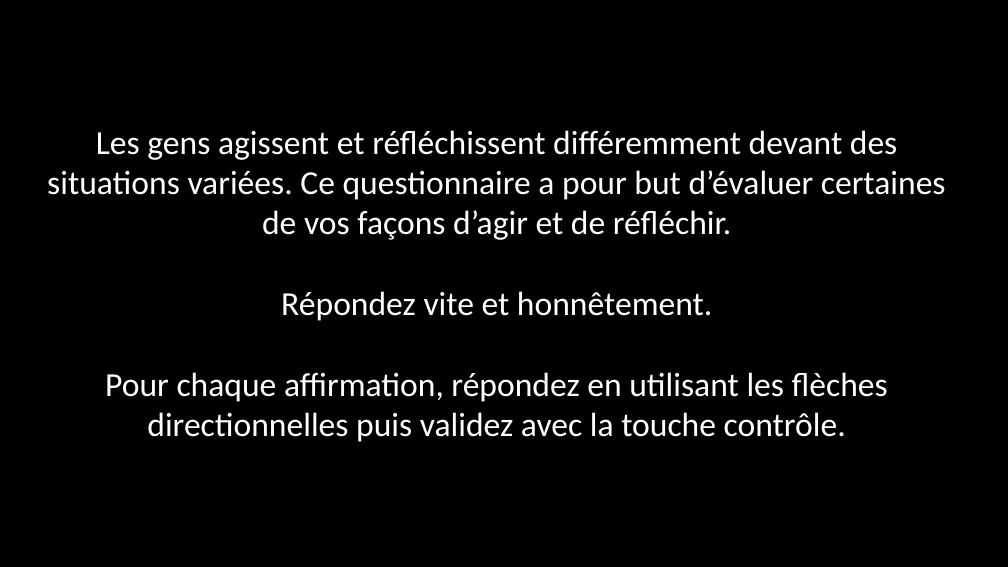
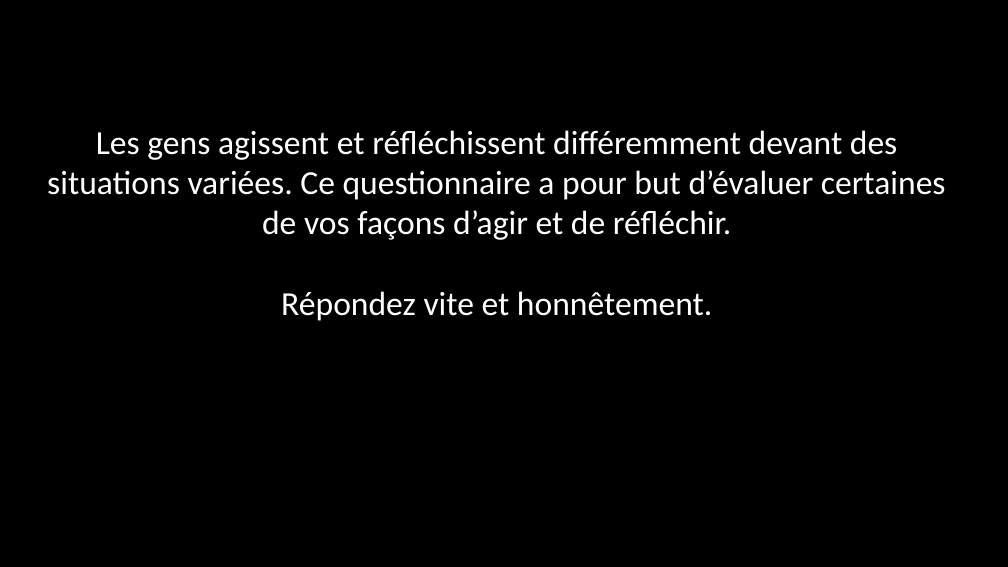
Before and after one commit to MBB-team/Misc, a slide deck: slide 1 of psychometric_scale/stuff/instructionsBARATT.pptx. Drawn at 1008x567 pixels with LibreOffice and Linux fonts; fonts in the diff are those of the drawing. Boxes give left, top, right and bottom in pixels: in the first picture for what was removed or moved away, otherwise in the second. Text is boxed around its words. In the diff, an @@ line names an element or a change of style, - is before the commit and + after.

```diff
--- a/psychometric_scale/stuff/instructionsBARATT.pptx
+++ b/psychometric_scale/stuff/instructionsBARATT.pptx
@@ text at [105, 372, 888, 442]: paragraph removed @@
-Pour chaque affirmation, répondez en utilisant les flèches directionnelles puis validez avec la touche contrôle.
```
Also in this commit, not shown: 33 other files.
